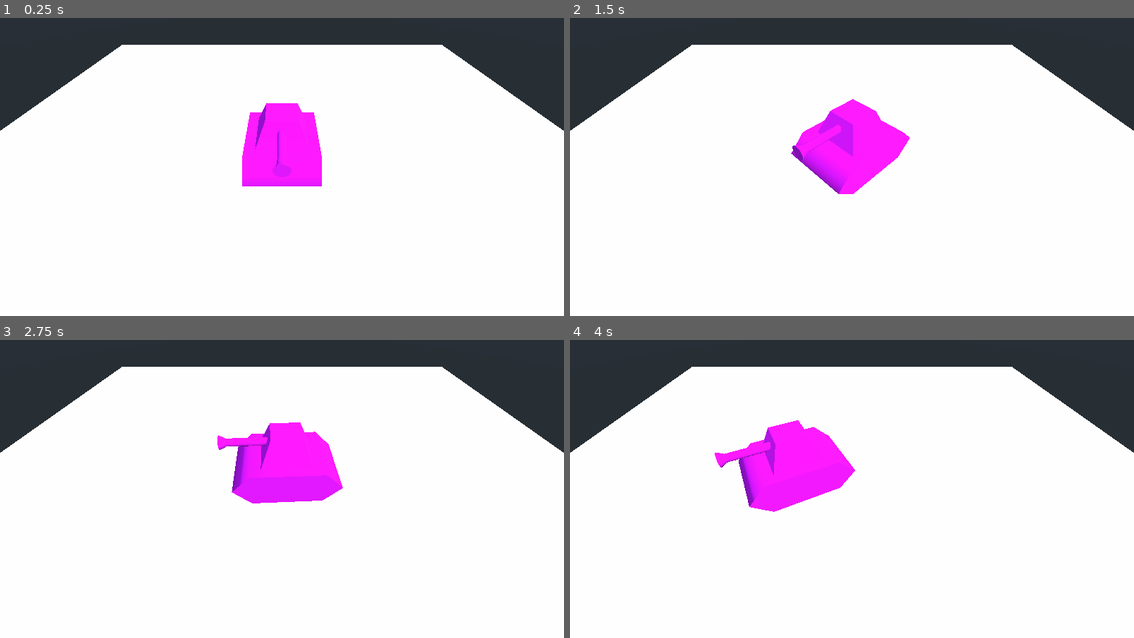
Above: before the commit, frames 1-4 (two rows, left to right).
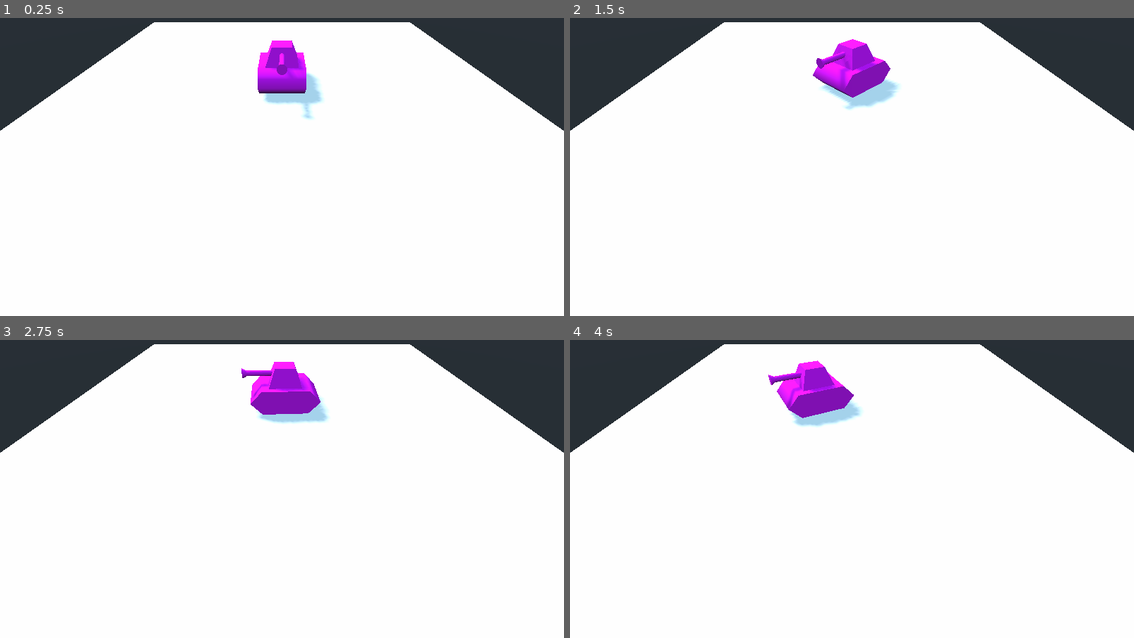
Above: after the commit, the same moments.

Repository: Hasnep/combatanks
Game: Godot game, scene res://World.tscn
Two runs of this game, one before a commit and one after it. Both use one fixed random seed, a clock stepped at 60 frames per second and the inputs below.
Inputs:
- Up to frame 1 (0.25 s): no input
- Up to frame 2 (1.5 s): tap Enter at 0.5 s; hold Right (turn_right) 0.53-1.28 s; hold Down (move_backward) from 1.28 s (still down)
- Up to frame 3 (2.75 s): release Down (move_backward) at 2.03 s; hold Right (turn_right) from 2.03 s (still down)
- Up to frame 4 (4 s): release Right (turn_right) at 2.78 s; hold Up (move_forward) 2.78-3.53 s; hold Left (turn_left) from 3.53 s (still down)

The runs differ from the first frame. In frame 1, 9.2% of the frame differs, in the area x 21-79%, y 1-57%; in frame 2, 9.9%; in frame 3, 10%; in frame 4, 10%, in the area x 21-79%, y 1-58%.

Commit message:
Enable shadows

Diff:
--- a/World.tscn
+++ b/World.tscn
@@ -9,10 +9,13 @@
 [node name="Tank" parent="." instance=ExtResource( 1 )]
 
 [node name="Camera" type="Camera" parent="."]
-transform = Transform( 1, 0, 0, 0, 0.707107, 0.707107, 0, -0.707107, 0.707107, 0, 5, 5 )
+transform = Transform( 1, 0, 0, 0, 0.707107, 0.707107, 0, -0.707107, 0.707107, 0, 5, 10 )
 
 [node name="DirectionalLight" type="DirectionalLight" parent="."]
-transform = Transform( 0.707107, -0.5, 0.5, 0, 0.707107, 0.707107, -0.707107, -0.5, 0.5, 0, 0, 0 )
+transform = Transform( -0.707107, 0.5, -0.5, 0, 0.707107, 0.707107, 0.707107, 0.5, -0.5, -10, 5, -5 )
+shadow_enabled = true
+directional_shadow_split_2 = 0.15
+directional_shadow_split_3 = 0.2
 
 [node name="MeshInstance" type="MeshInstance" parent="."]
 transform = Transform( 10, 0, 0, 0, 10, 0, 0, 0, 10, 0, 0, 0 )
